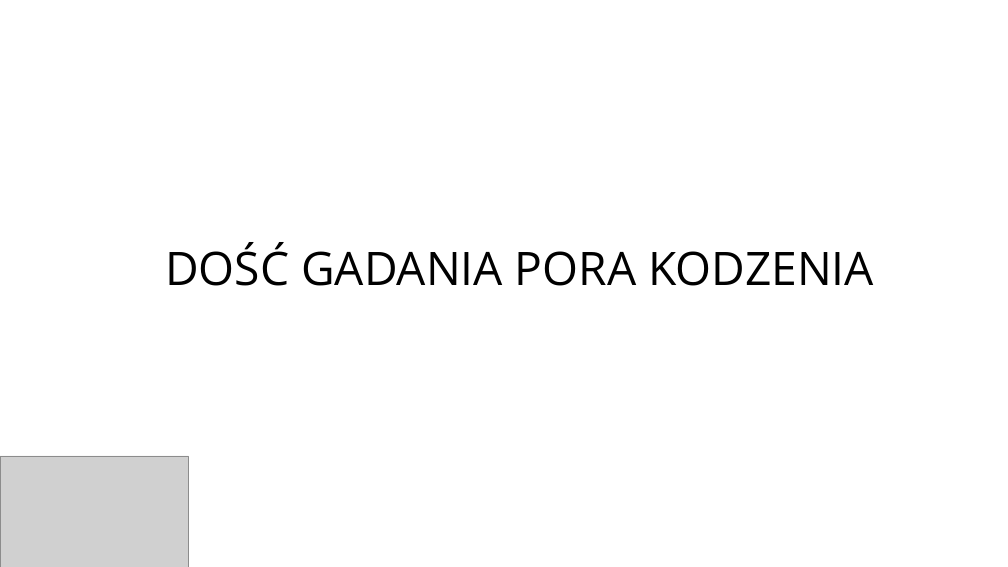
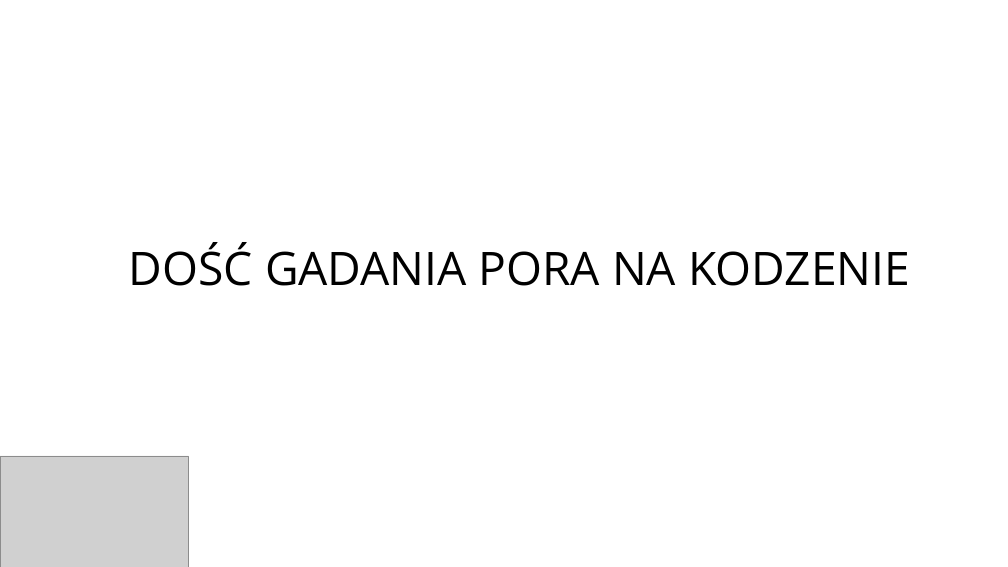
Before and after one commit to mkonicki/MeetUp, a slide deck: slide 14 of GREENDAO.pptx. Drawn at 1008x567 pixels with LibreOffice and Linux fonts; fonts in the diff are those of the drawing; grey boxes stand for pictures. Boxes give left, top, right and bottom in pixels: in the first picture for what was removed or moved away, otherwise in the second. Text is boxed around its words. In the diff, an @@ line names an element or a change of style, - is before the commit and + after.

```diff
--- a/GREENDAO.pptx
+++ b/GREENDAO.pptx
@@ title at bbox=[129, 242, 910, 286]: text changed @@
-DOŚĆ GADANIA PORA KODZENIA
+DOŚĆ GADANIA PORA NA KODZENIE
```
Also in this commit, not shown: 5 other slides changed.
